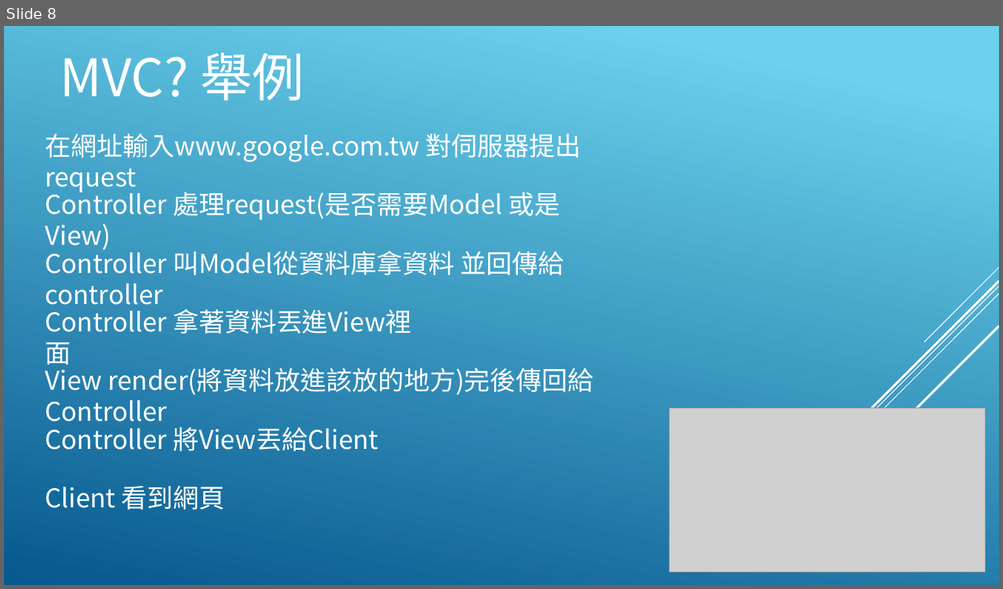
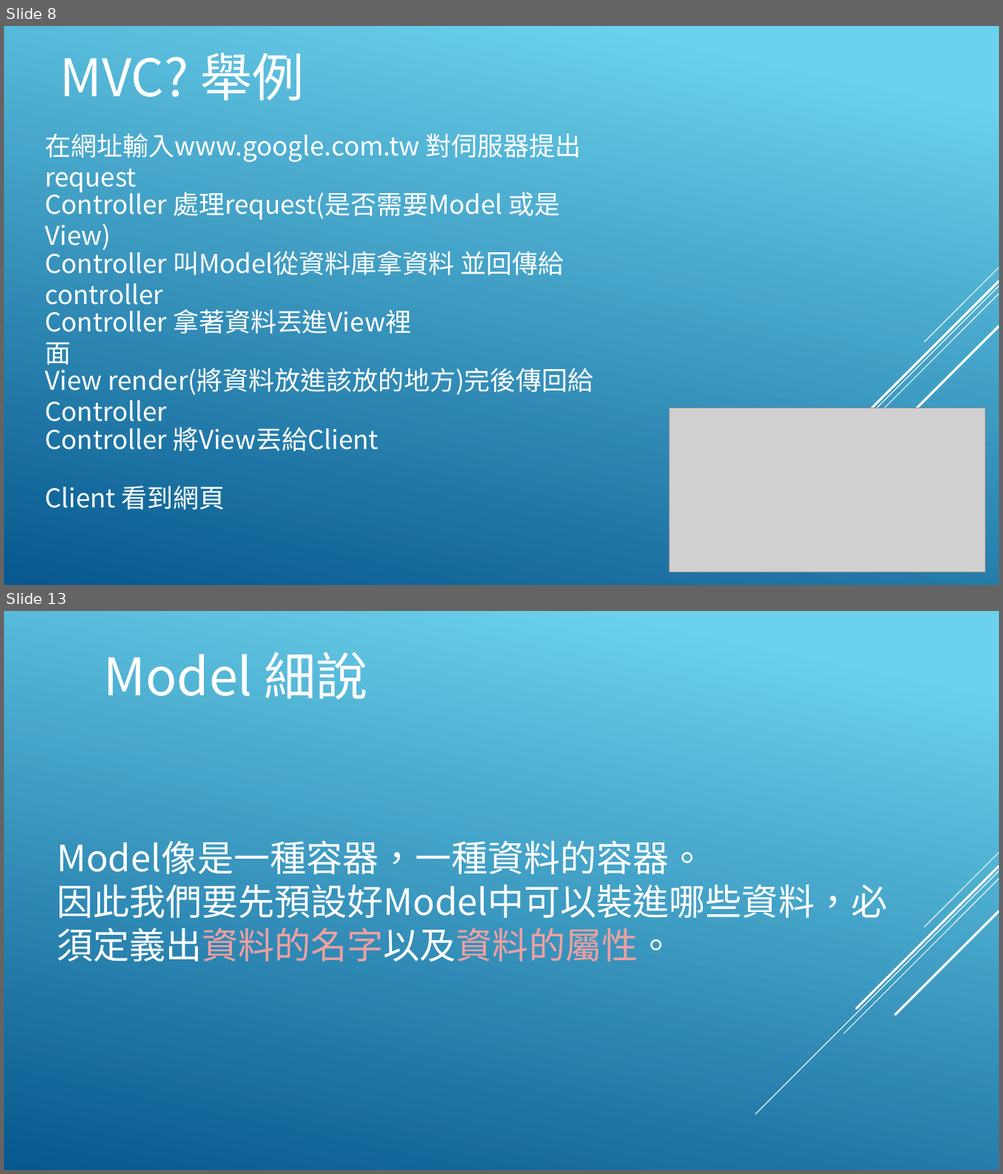
Before and after one commit to a28283878/Lesson, a slide deck: Lesson2.pptx. Shown one above the other, each under a label of ours: slide 8 before the commit, slides 8 and 13 after it; the slides between them are not shown. The pictures are 1003x589 and 1003x1174 pixels, drawn with LibreOffice and Linux fonts; fonts in the diff are those of the drawing; grey boxes stand for pictures. Boxes give left, top, right and bottom in pixels: in the first picture for what was removed or moved away, otherwise in the second. Text is boxed around its words. In the diff, an @@ line names an element or a change of style, - is before the commit and + after.

```diff
--- a/Lesson2.pptx
+++ b/Lesson2.pptx
@@ slide 13 added at box(4, 611, 999, 1170), background gradient #6ED2EB to #06588E; not listed: 5 template elements that a slide beside it also shows @@
@@ text added at box(103, 652, 368, 700), 50 pt, text #FFFFFF @@
+Model 細說
@@ text added at box(57, 840, 887, 962), 35 pt, text #FFFFFF @@
+Model像是一種容器，一種資料的容器。
+因此我們要先預設好Model中可以裝進哪些資料，必須定義出資料的名字以及資料的屬性。
```
Also in this commit, not shown: 4 other slides added, 1 other file.
